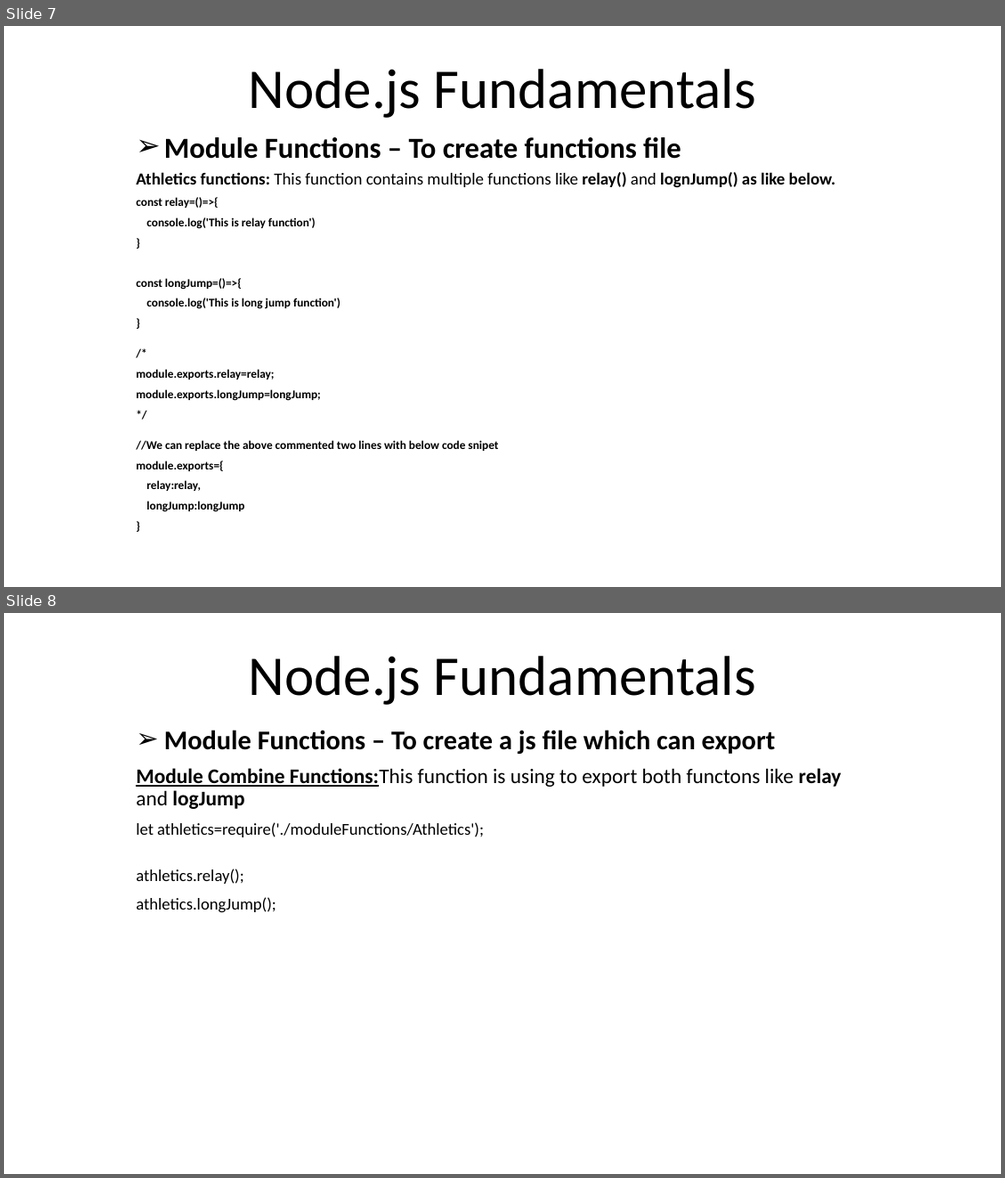
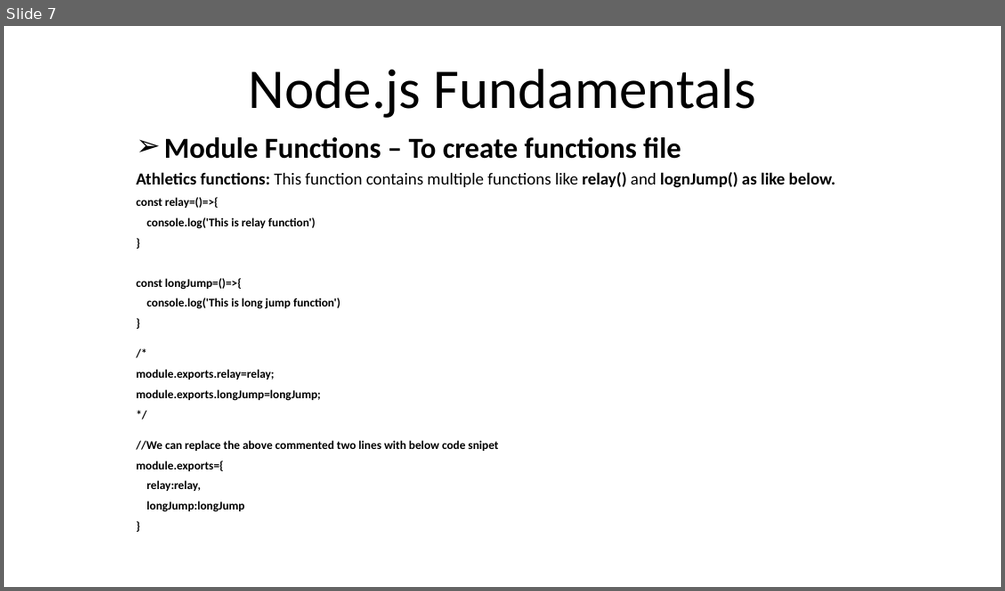
Before and after one commit to rezaice07/nodejs-fundamentals, a slide deck: ppt/01. Introduction.pptx. Shown one above the other, each under a label of ours: slides 7 and 8 before the commit, slide 7 after it. The pictures are 1005x1178 and 1005x591 pixels, drawn with LibreOffice and Linux fonts; fonts in the diff are those of the drawing. Boxes give left, top, right and bottom in pixels: in the first picture for what was removed or moved away, otherwise in the second. Text is boxed around its words. In the diff, an @@ line names an element or a change of style, - is before the commit and + after.

```diff
--- a/ppt/01. Introduction.pptx
+++ b/ppt/01. Introduction.pptx
@@ slide 8 removed at <box>4,613,1001,1174</box>, background #FFFFFF @@
@@ title removed at <box>249,656,756,705</box> @@
-Node.js Fundamentals
@@ subtitle removed at <box>136,730,841,913</box> @@
-➢ Module Functions – To create a js file which can export
-Module Combine Functions:This function is using to export both functons like relay and logJump
-let athletics=require('./moduleFunctions/Athletics');
-athletics.relay();
-athletics.longJump();
```
Also in this commit, not shown: 7 slides added, 13 other files.
